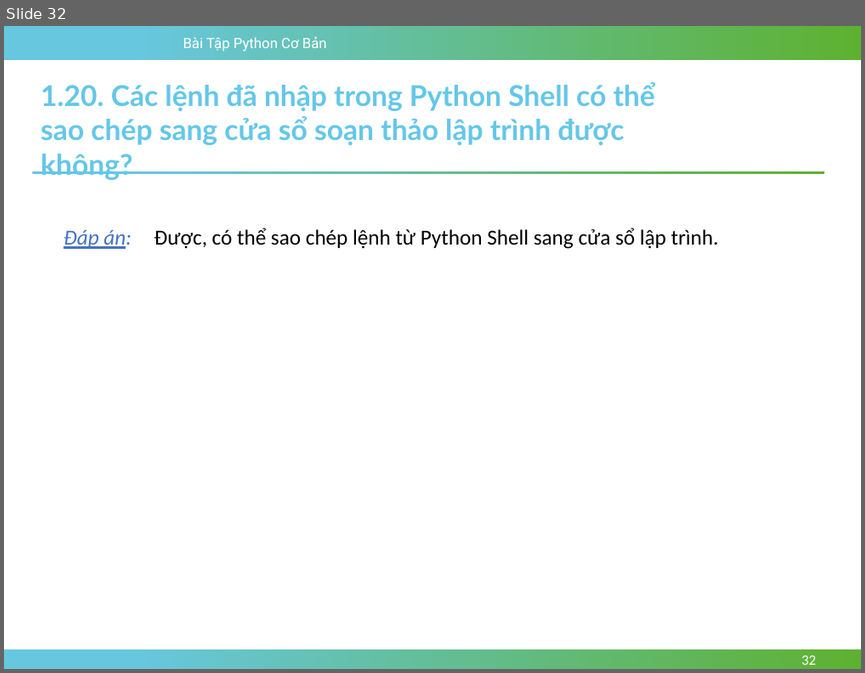
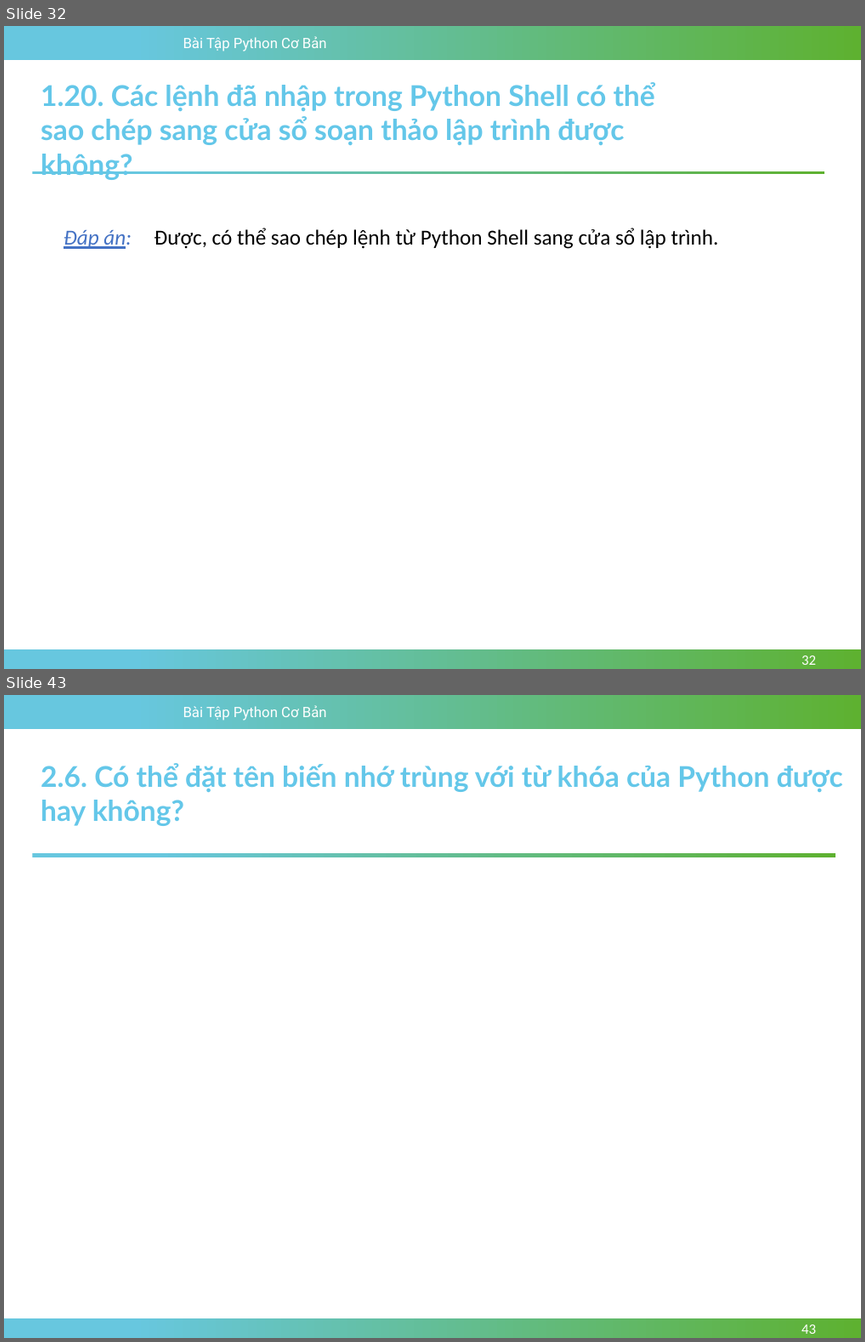
Before and after one commit to TriPhan0511/BaiTapPythonCoBan, a slide deck: documents/slides/Chuong-02-Lam-Quen-Voi-Moi-Truong-Tuong-Tac-Python.pptx. Shown one above the other, each under a label of ours: slide 32 before the commit, slides 32 and 43 after it; the slides between them are not shown. The pictures are 865x673 and 865x1342 pixels, drawn with LibreOffice and Linux fonts; fonts in the diff are those of the drawing; background and template pictures are left out. Boxes give left, top, right and bottom in pixels: in the first picture for what was removed or moved away, otherwise in the second. Text is boxed around its words. In the diff, an @@ line names an element or a change of style, - is before the commit and + after.

```diff
--- a/documents/slides/Chuong-02-Lam-Quen-Voi-Moi-Truong-Tuong-Tac-Python.pptx
+++ b/documents/slides/Chuong-02-Lam-Quen-Voi-Moi-Truong-Tuong-Tac-Python.pptx
@@ slide 43 added at box(4, 695, 861, 1338), background #FFFFFF; not listed: 3 template elements that a slide beside it also shows @@
@@ text added at box(41, 763, 843, 826), 24 pt, text #64C7E9, bold @@
+2.6. Có thể đặt tên biến nhớ trùng với từ khóa của Python được hay không?
@@ rectangle added at box(32, 853, 835, 858), fill gradient #67C7DF to #5EB130 @@
@@ page number added at box(801, 1324, 816, 1333), 12 pt, text #FFFFFF @@
+43
```
Also in this commit, not shown: 1 slide changed, 13 other slides added, 10 other files.
